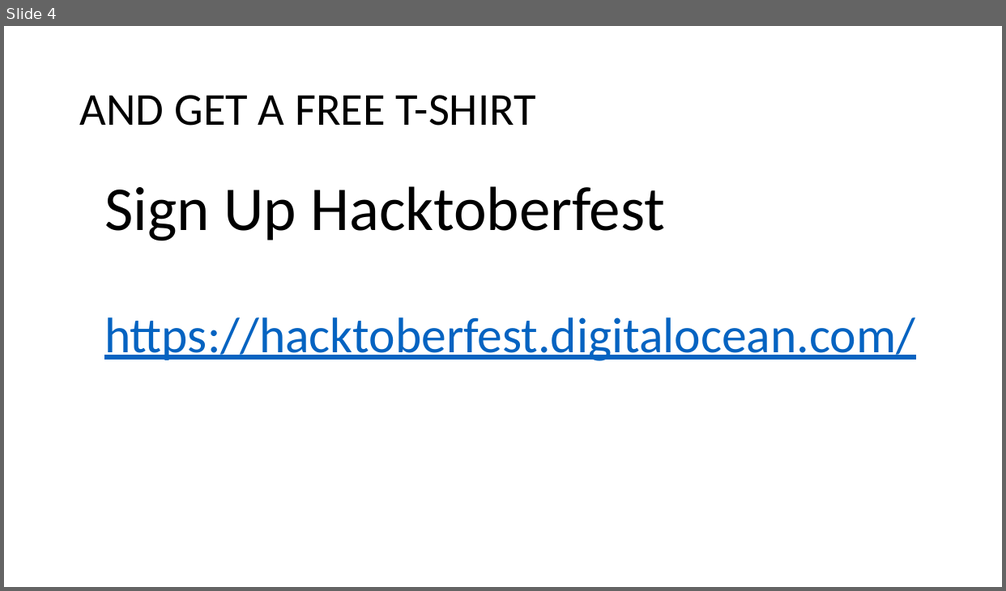
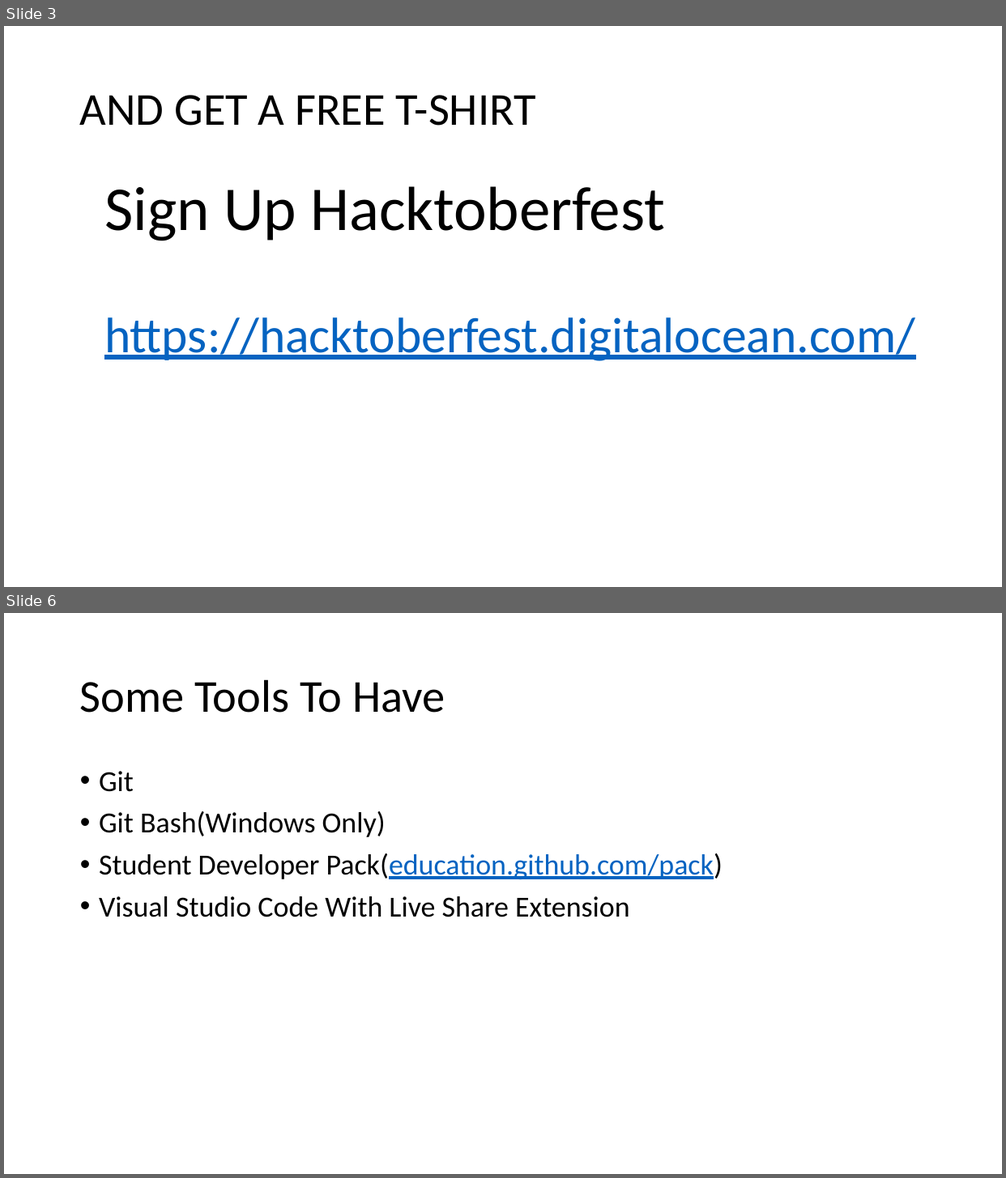
Before and after one commit to nathankurt/GitHub-Workshop, a slide deck: slides_ppt.pptx. Shown one above the other, each under a label of ours: slide 4 before the commit, slides 3 and 6 after it; the slides between them are not shown. The pictures are 1006x591 and 1006x1178 pixels, drawn with LibreOffice and Linux fonts; fonts in the diff are those of the drawing. Boxes give left, top, right and bottom in pixels: in the first picture for what was removed or moved away, otherwise in the second. Text is boxed around its words. In the diff, an @@ line names an element or a change of style, - is before the commit and + after.

```diff
--- a/slides_ppt.pptx
+++ b/slides_ppt.pptx
@@ slide 6 added at bbox=[4, 613, 1002, 1174], background #FFFFFF @@
@@ title added at bbox=[80, 679, 445, 713], 44 pt, text #000000 @@
+Some Tools To Have
@@ text added at bbox=[99, 771, 722, 918], 28 pt, text #000000 @@
+• Git
+• Git Bash(Windows Only)
+• Student Developer Pack(education.github.com/pack)
+• Visual Studio Code With Live Share Extension
@@ what was slide 4 is now slide 3 @@
```
Also in this commit, not shown: 2 slides changed, 7 other slides added, 1 slide removed, 1 other file.
